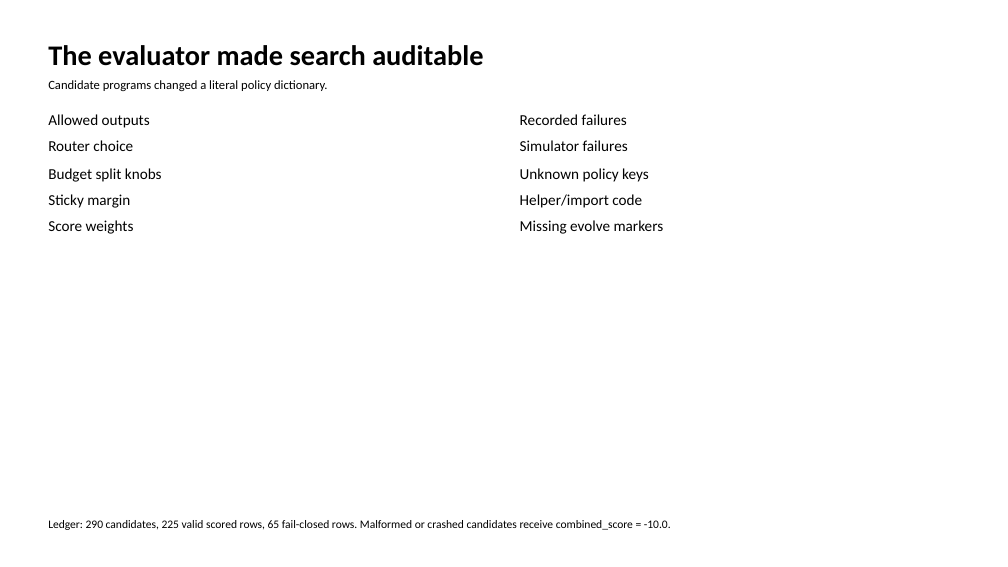
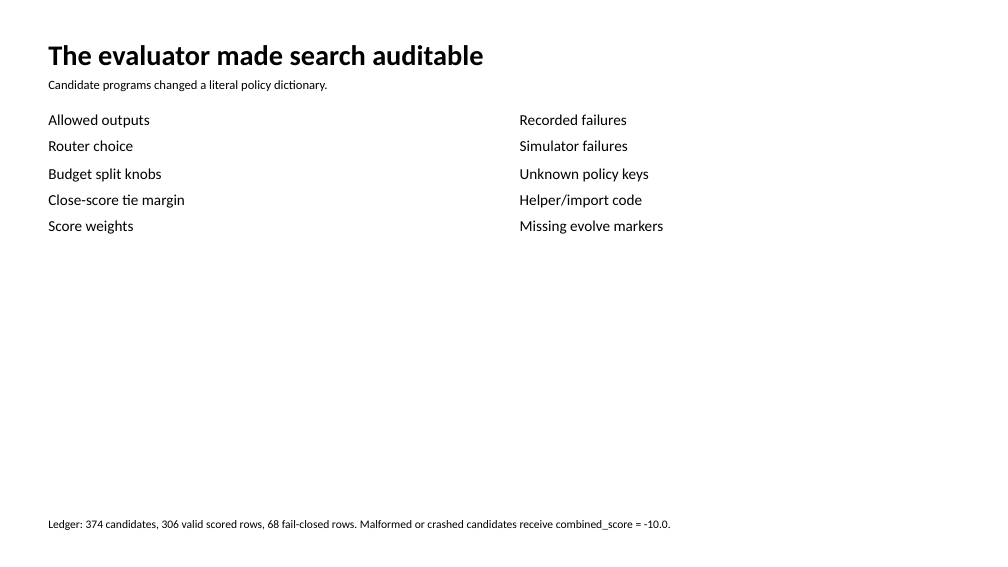
Before and after one commit to GithuBarry/Mixture-of-Prefetchers, a slide deck: slide 7 of slides/mop_stage2_final/output/output.pptx. Drawn at 1008x567 pixels with LibreOffice and Linux fonts; fonts in the diff are those of the drawing. Boxes give left, top, right and bottom in pixels: in the first picture for what was removed or moved away, otherwise in the second. Text is boxed around its words. In the diff, an @@ line names an element or a change of style, - is before the commit and + after.

```diff
--- a/slides/mop_stage2_final/output/output.pptx
+++ b/slides/mop_stage2_final/output/output.pptx
@@ text at box(48, 194, 185, 208): text changed @@
-Sticky margin
+Close-score tie margin
@@ text at box(48, 520, 671, 530): text changed @@
-Ledger: 290 candidates, 225 valid scored rows, 65 fail-closed rows. Malformed or crashed candidates receive combined_score = -10.0.
+Ledger: 374 candidates, 306 valid scored rows, 68 fail-closed rows. Malformed or crashed candidates receive combined_score = -10.0.
```
Also in this commit, not shown: 7 other slides changed, 30 other files.
